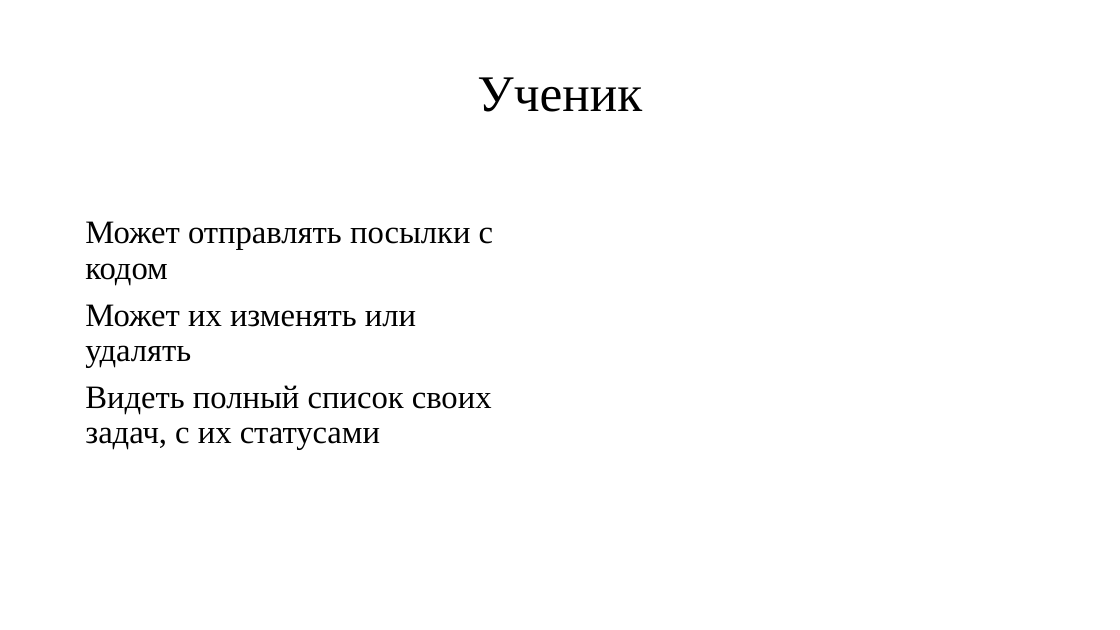
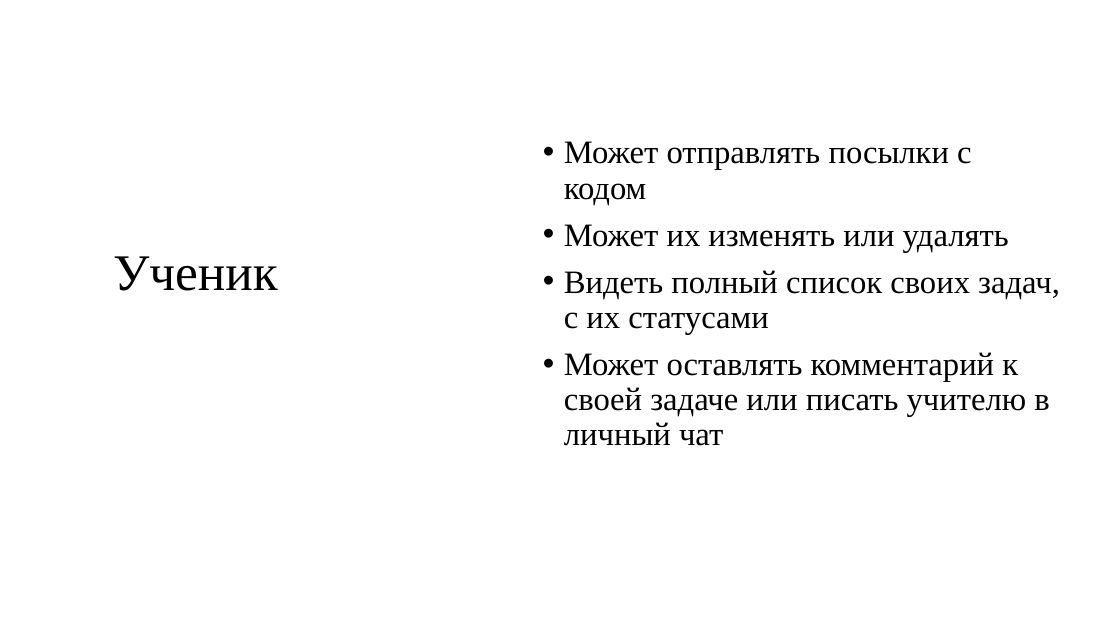
Before and after one commit to ClwnYeti/yandexwebdd, a slide deck: slide 3 of Сайт_Яндекс.pptx. Drawn at 1120x630 pixels with LibreOffice and Linux fonts; fonts in the diff are those of the drawing; background and template pictures are left out. Boxes give left, top, right and bottom in pixels: in the first picture for what was removed or moved away, otherwise in the second. Text is boxed around its words. In the diff, an @@ line names an element or a change of style, - is before the commit and + after.

```diff
--- a/Сайт_Яндекс.pptx
+++ b/Сайт_Яндекс.pptx
@@ text "Может отправлять посылки с кодом": place and size @@
-text "Может отправлять посылки с кодом" at (85, 221, 493, 449)
+text "Может отправлять посылки с кодом" at (564, 141, 1060, 446)
@@ text at (564, 141, 1060, 334): bullet none to • @@
@@ title "Ученик": place and size @@
-title "Ученик" at (477, 77, 642, 112)
+title "Ученик" at (113, 256, 278, 291)
@@ text at (564, 352, 1049, 446): paragraph added @@
+• Может оставлять комментарий к своей задаче или писать учителю в личный чат
```
Also in this commit, not shown: 3 other slides changed.
